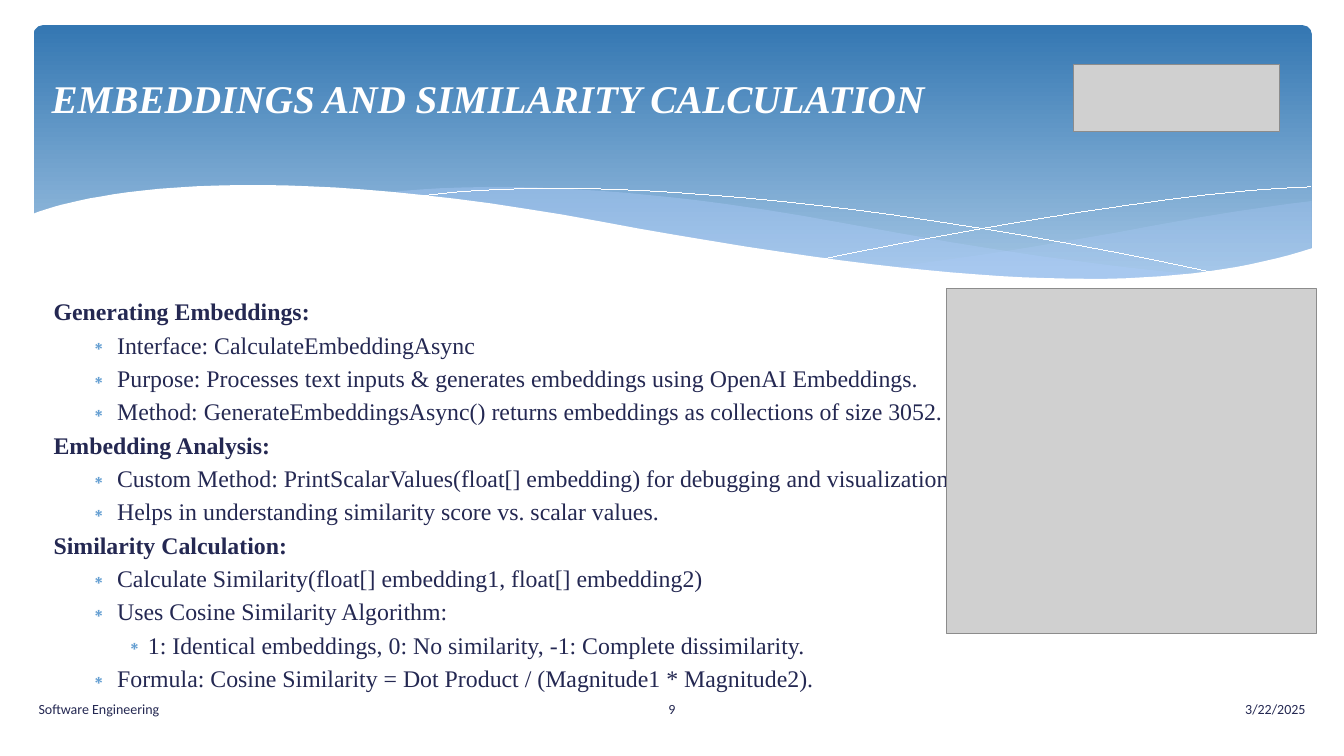
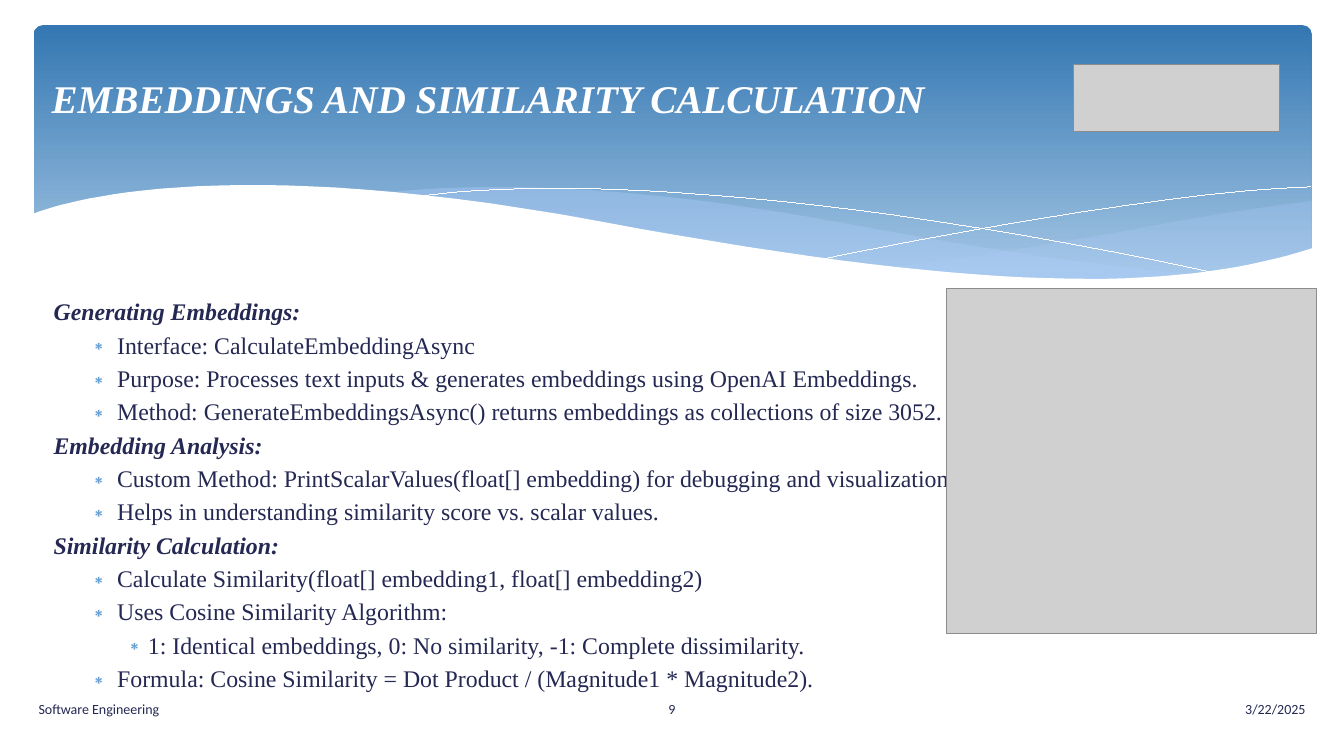
Before and after one commit to senthilmasters2024/Tech_Tweakers, a slide deck: slide 9 of SemanticAnalysisTextualData/SemanticAnalysisTextualData/Documentation/SemanticAnalysisTextualData.pptx. Drawn at 1344x756 pixels with LibreOffice and Linux fonts; fonts in the diff are those of the drawing; grey boxes stand for pictures. Boxes give left, top, right and bottom in pixels: in the first picture for what was removed or moved away, otherwise in the second. Text is boxed around its words. In the diff, an @@ line names an element or a change of style, - is before the commit and + after.

```diff
--- a/SemanticAnalysisTextualData/SemanticAnalysisTextualData/Documentation/SemanticAnalysisTextualData.pptx
+++ b/SemanticAnalysisTextualData/SemanticAnalysisTextualData/Documentation/SemanticAnalysisTextualData.pptx
@@ text at [54,303,301,559]: italic on in "Generating Embeddings:", "Embedding Analysis:", "Similarity Calculation:" @@
```
Also in this commit, not shown: 9 other slides changed, 1 other file.
